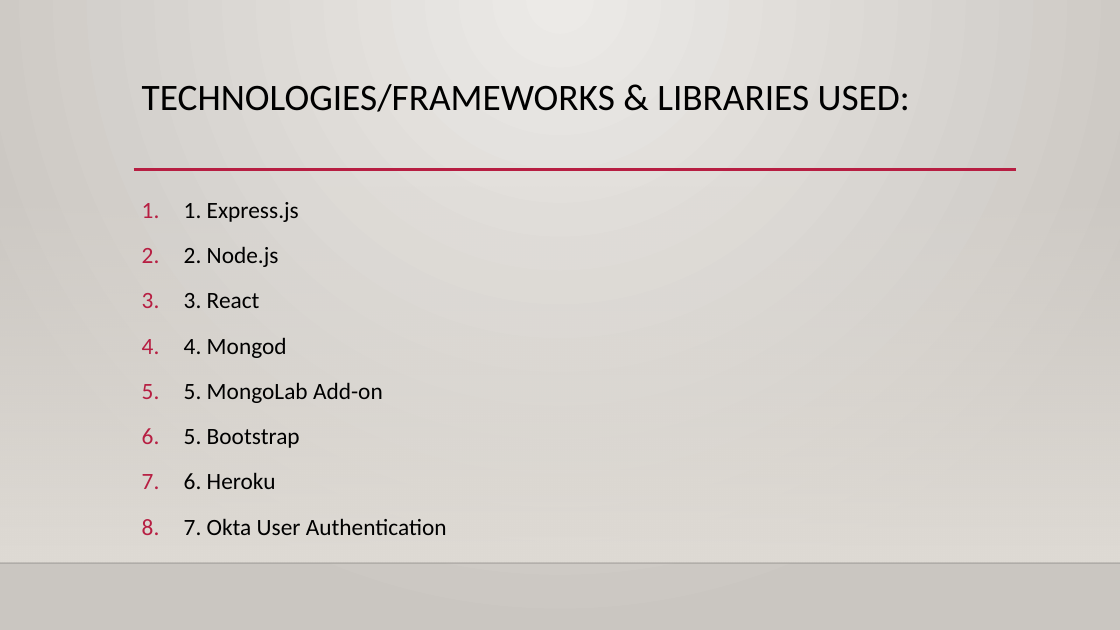
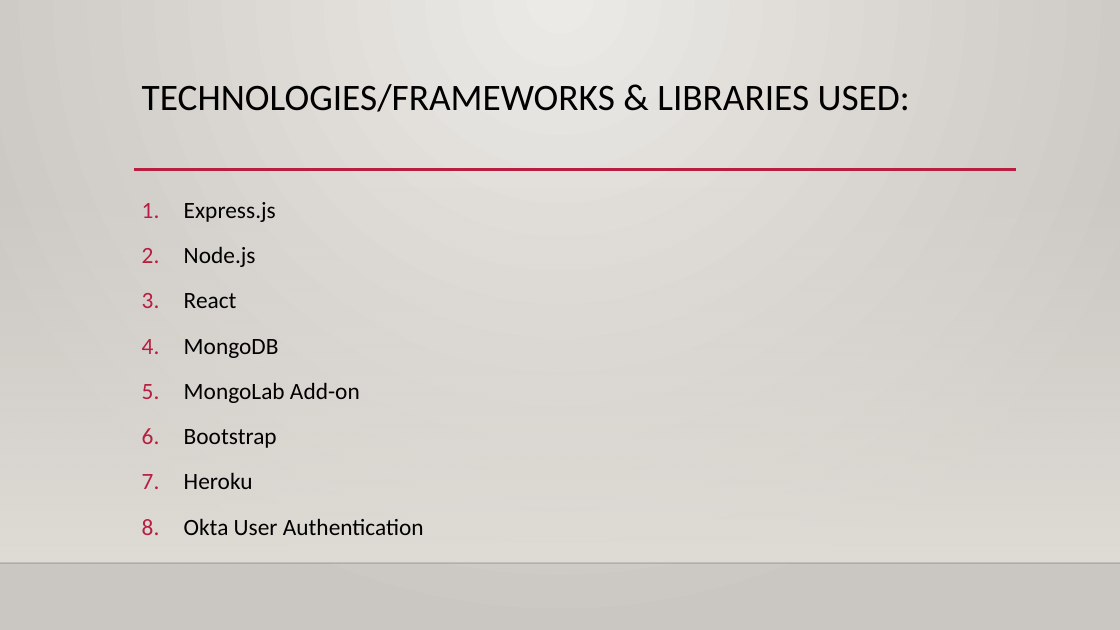
Before and after one commit to nsoeltan/CinaFlix_Meeting_Minutes_App_Project3, a slide deck: slide 3 of design/CinaFlix_Meeting_Minutes_Application_Project3_Presentation_Nafisa_Soeltan.pptx. Drawn at 1120x630 pixels with LibreOffice and Linux fonts; fonts in the diff are those of the drawing; background and template pictures are left out. Boxes give left, top, right and bottom in pixels: in the first picture for what was removed or moved away, otherwise in the second. Text is boxed around its words. In the diff, an @@ line names an element or a change of style, - is before the commit and + after.

```diff
--- a/design/CinaFlix_Meeting_Minutes_Application_Project3_Presentation_Nafisa_Soeltan.pptx
+++ b/design/CinaFlix_Meeting_Minutes_Application_Project3_Presentation_Nafisa_Soeltan.pptx
@@ text at <box>184,202,424,535</box>: text changed @@
-1. 1. Express.js
-2. 2. Node.js
-3. 3. React
-4. 4. Mongod
-5. 5. MongoLab Add-on
-6. 5. Bootstrap
-7. 6. Heroku
-8. 7. Okta User Authentication
+1. Express.js
+2. Node.js
+3. React
+4. MongoDB
+5. MongoLab Add-on
+6. Bootstrap
+7. Heroku
+8. Okta User Authentication
```
Also in this commit, not shown: 5 other slides changed, 3 other files.
